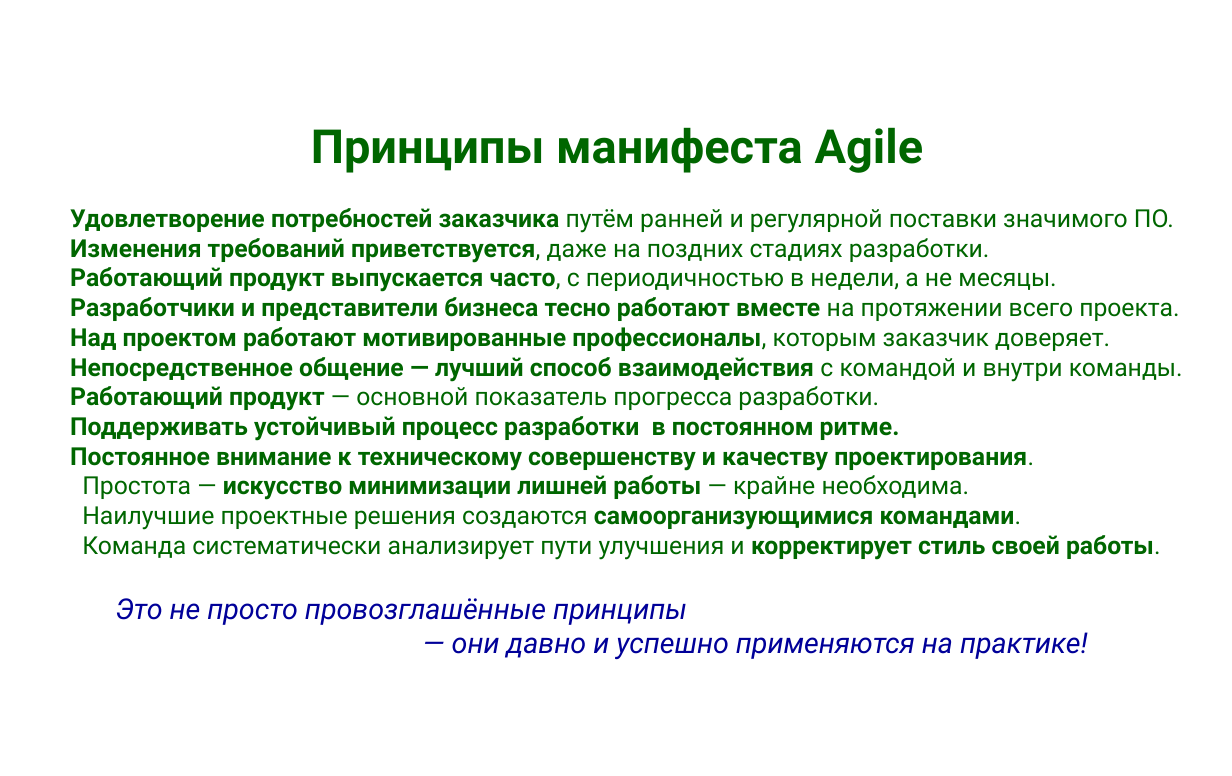
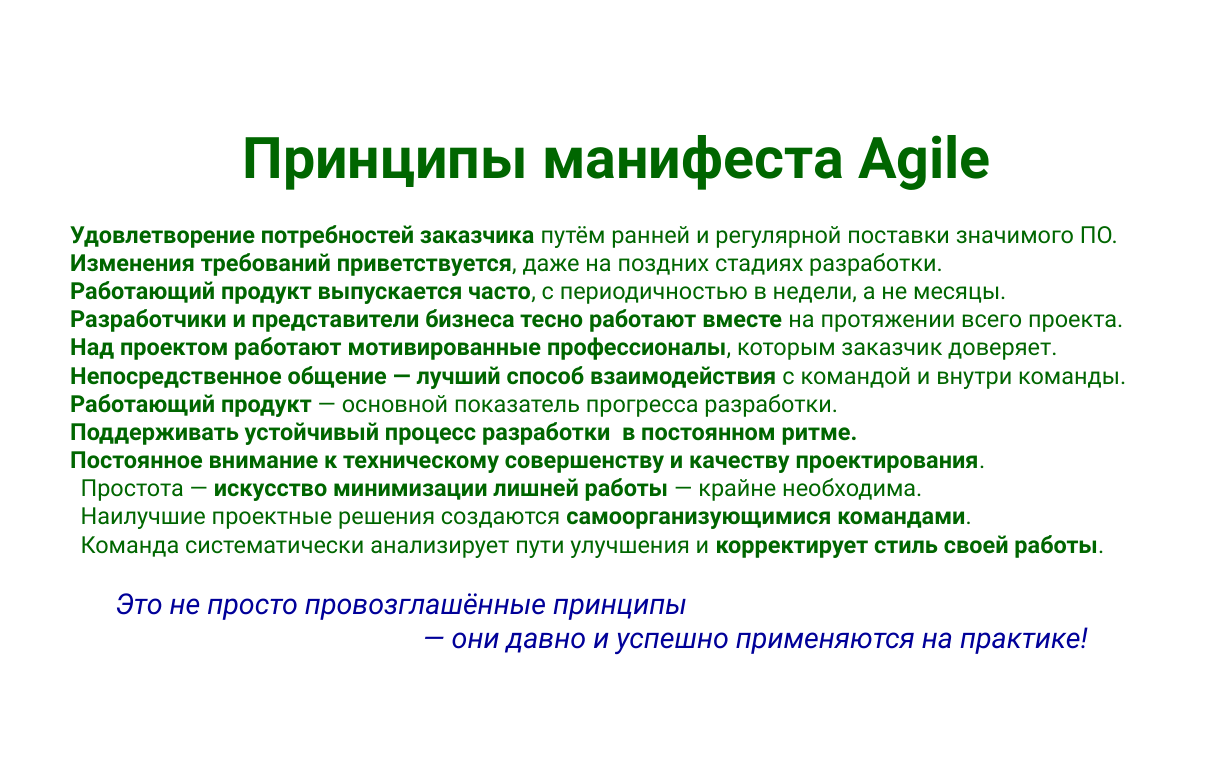
Before and after one commit to mike-shock/Software_Craft, a slide deck: slide 9 of Agile_Intro.odp. Drawn at 1232x776 pixels with LibreOffice and Linux fonts; fonts in the diff are those of the drawing; background and template pictures are left out. Boxes give left, top, right and bottom in pixels: in the first picture for what was removed or moved away, otherwise in the second. Text is boxed around its words. In the diff, an @@ line names an element or a change of style, - is before the commit and + after.

```diff
--- a/Agile_Intro.odp
+++ b/Agile_Intro.odp
@@ text "Принципы манифеста Agile" moved from (x1=48, y1=127, x2=1183, y2=660) to (x1=48, y1=135, x2=1126, y2=655) @@
@@ text at (x1=48, y1=135, x2=1126, y2=558): size 36 to 44 pt in "Принципы манифеста Agile"; size 19 to 18 pt in "Удовлетворение потребностей заказчика путём ранней и регуляр ...", "Изменения требований приветствуется, даже на поздних стадиях ...", "Работающий продукт выпускается часто, с периодичностью в ...", "Разработчики и представители бизнеса тесно работают вместе ..." and 8 more places @@
```
Also in this commit, not shown: 32 other slides changed, 1 slide added, 2 other files.
